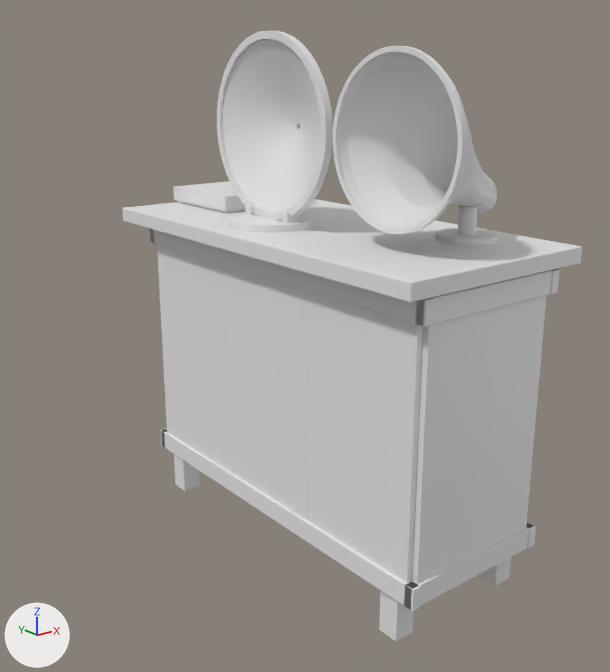
Renders of the glTF model game/assets/props/radio_display.glb from each side of a commit.
Camera for both pictures: a 50 mm camera at (16.27, -60.03, 1.6) aimed at (17.9, -58.0, 0.79). Lighting does not change. The marker at lower left points along +X, +Y and +Z. The picture after the commit comes second.

In view in the first picture: 'storm_shop_radio_service_counter__brass_dull', 'storm_shop_radio_service_counter__cast_iron', 'storm_shop_radio_service_counter__countertop', 'storm_shop_radio_service_counter__fabric_warm', 'storm_shop_radio_service_counter__paper', 'storm_shop_radio_service_counter__wood_dark'.
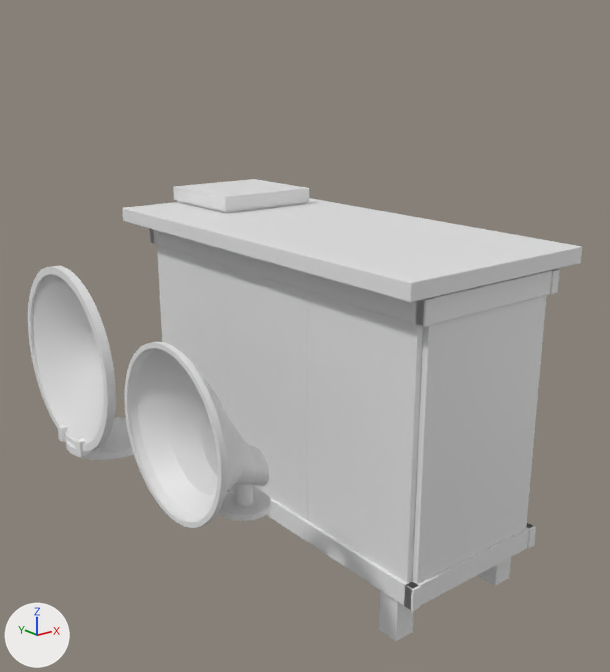
Commit message: Seat Radio Service speakers on their source-owned window plinth

Boxes (x1, y1, x2, y2) around the edits, measured in the pictures (610 x 672 px):
'storm_shop_radio_service_counter__brass_dull', deleted: before (333, 46, 497, 234)
'storm_shop_radio_service_horn_mouth__brass_dull', added: after (124, 342, 270, 528)
'storm_shop_radio_service_counter__fabric_warm', deleted: before (222, 39, 321, 213)
'storm_shop_radio_service_cone_speaker__fabric_warm', added: after (33, 274, 104, 444)
'storm_shop_radio_service_counter__cast_iron', deleted: before (217, 31, 498, 245)
'storm_shop_radio_service_cone_speaker__cast_iron', added: after (28, 266, 134, 460)
'storm_shop_radio_service_horn_mouth__cast_iron', added: after (218, 484, 271, 521)

What the commit changed:
Mesh me_storm_shop_radio_service_horn_mouth__cast_iron is new.
It has 224 vertices, 440 faces and spans x -0.165..-0.015, y -0.315..-0.165, z -0.04..0.065.
Mesh me_storm_shop_radio_service_horn_mouth__brass_dull is new.
It has 1536 vertices, 3072 faces and spans x -0.313..-0.04, y -0.48..0.0, z 0.0..0.48.
Mesh me_storm_shop_radio_service_cone_speaker__fabric_warm is new.
It has 768 vertices, 1536 faces and spans x -0.542..-0.418, y -0.66..-0.12, z 0.02..0.56.
Mesh me_storm_shop_radio_service_cone_speaker__cast_iron is new.
It has 704 vertices, 1396 faces and spans x -0.56..-0.28, y -0.68..-0.1, z -0.02..0.58.
Object 'storm_shop_radio_service_counter__brass_dull' (ob_storm_shop_radio_service_counter__brass_dull) is deleted.
Object 'storm_shop_radio_service_counter__cast_iron' (ob_storm_shop_radio_service_counter__cast_iron) is deleted.
Object 'storm_shop_radio_service_counter__fabric_warm' (ob_storm_shop_radio_service_counter__fabric_warm) is deleted.
Object 'storm_shop_radio_service_horn_mouth__cast_iron' (ob_storm_shop_radio_service_horn_mouth__cast_iron) is new; it shows me_storm_shop_radio_service_horn_mouth__cast_iron.
Its location is (17.55, -58.03, 0.48).
Object 'storm_shop_radio_service_horn_mouth__brass_dull' (ob_storm_shop_radio_service_horn_mouth__brass_dull) is new; it shows me_storm_shop_radio_service_horn_mouth__brass_dull.
Its location is (17.55, -58.03, 0.48).
Object 'storm_shop_radio_service_cone_speaker__fabric_warm' (ob_storm_shop_radio_service_cone_speaker__fabric_warm) is new; it shows me_storm_shop_radio_service_cone_speaker__fabric_warm.
Its location is (17.79, -57.24, 0.46).
Object 'storm_shop_radio_service_cone_speaker__cast_iron' (ob_storm_shop_radio_service_cone_speaker__cast_iron) is new; it shows me_storm_shop_radio_service_cone_speaker__cast_iron.
Its location is (17.79, -57.24, 0.46).
